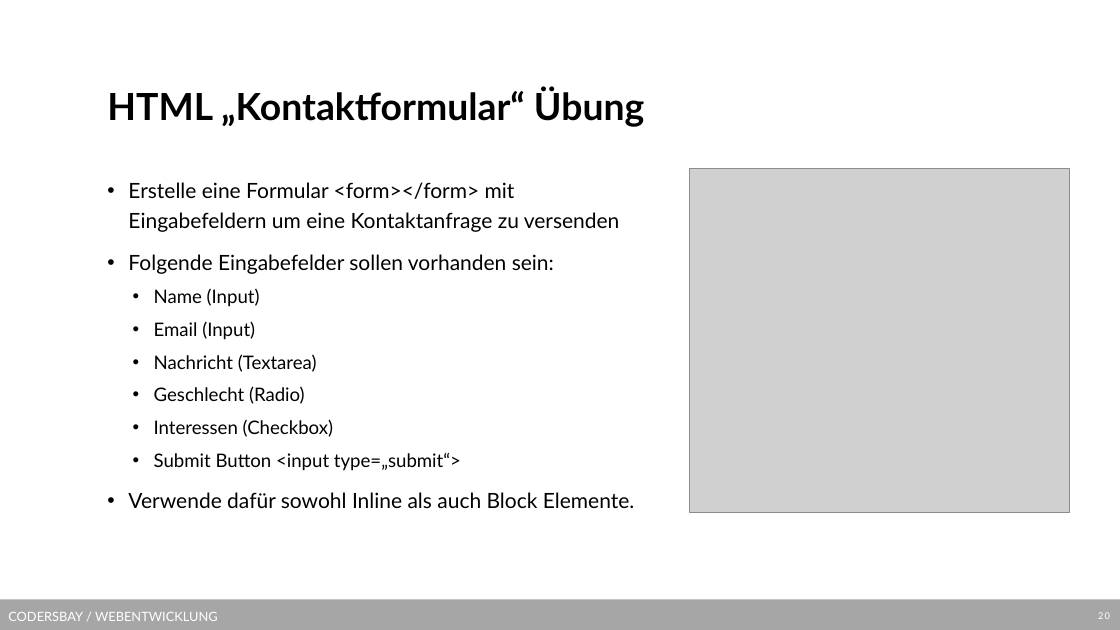
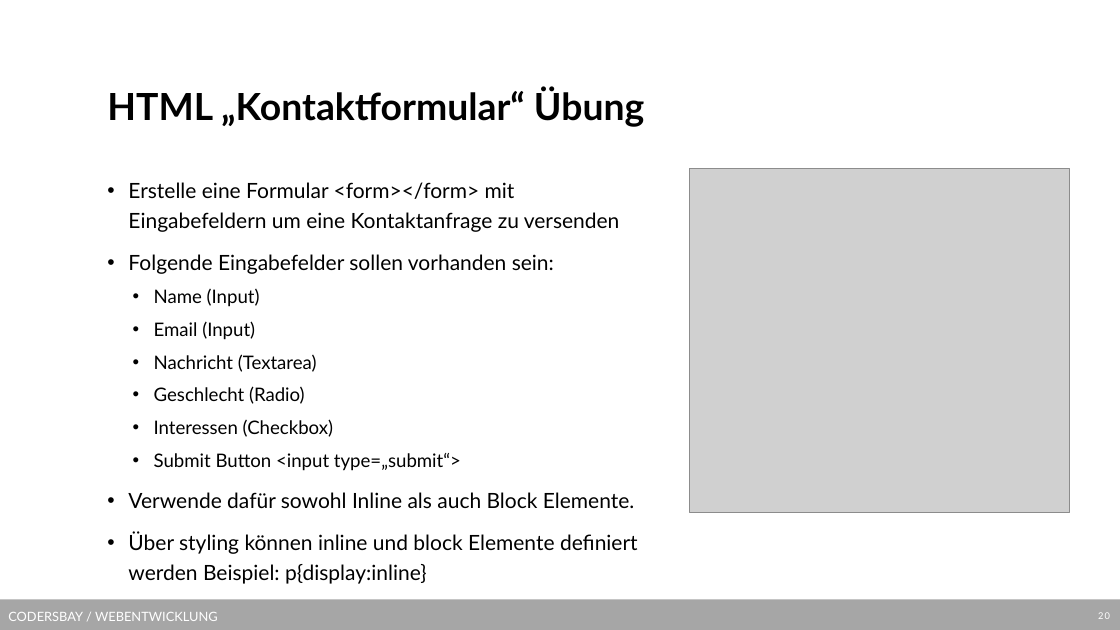
Before and after one commit to kodo89/Webentwicklung_23_24, a slide deck: slide 20 of 2. HTML/Slides/HTML Grundlagen.pptx. Drawn at 1120x630 pixels with LibreOffice and Linux fonts; fonts in the diff are those of the drawing; grey boxes stand for pictures; background and template pictures are left out. Boxes give left, top, right and bottom in pixels: in the first picture for what was removed or moved away, otherwise in the second. Text is boxed around its words. In the diff, an @@ line names an element or a change of style, - is before the commit and + after.

Commit message:
small changes in Slides

```diff
--- a/2. HTML/Slides/HTML Grundlagen.pptx
+++ b/2. HTML/Slides/HTML Grundlagen.pptx
@@ text at (x1=128, y1=532, x2=638, y2=584): paragraph added @@
+• Über styling können inline und block Elemente definiert werden Beispiel: p{display:inline}
```
